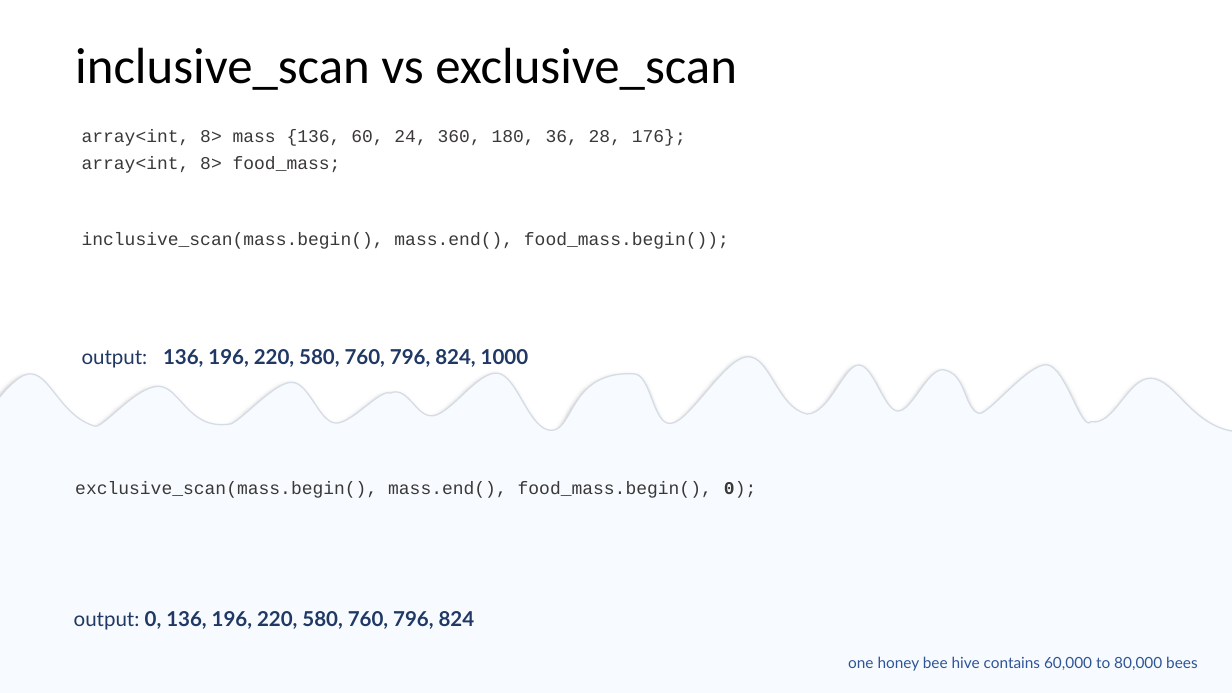
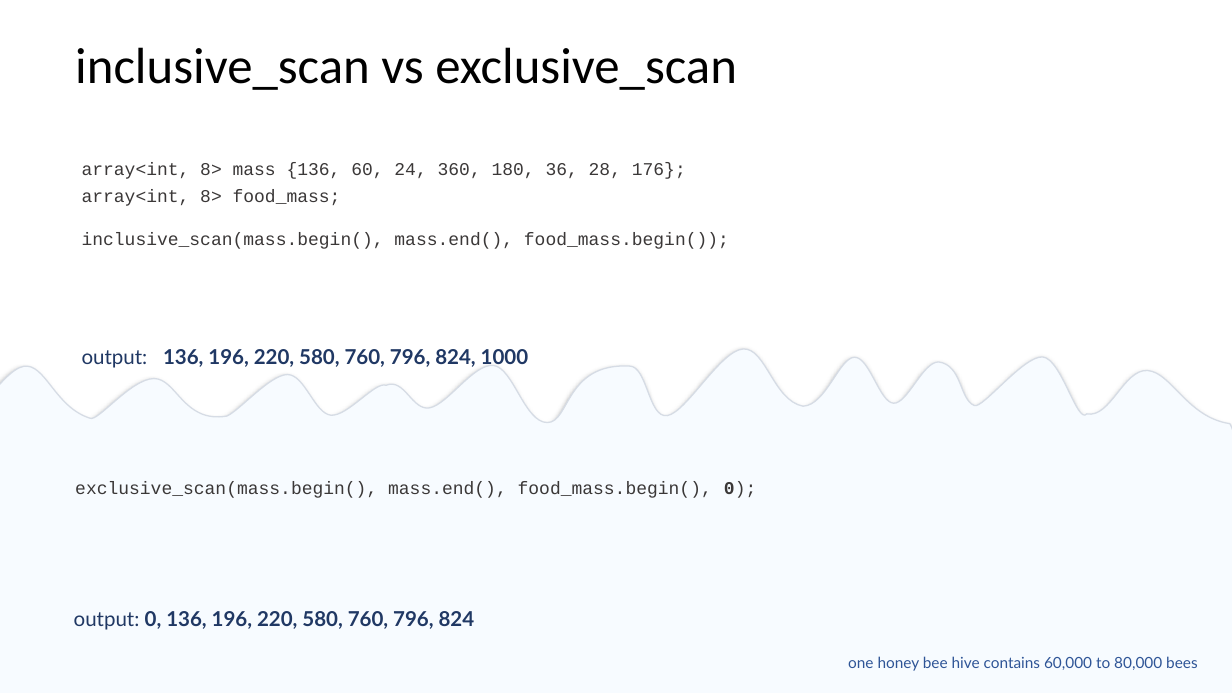
Before and after one commit to EmptySquareBubble/StoriesFromAParallelUniverse-, a slide deck: slide 29 of stories_from_a_paralel_universe.pptx. Drawn at 1232x693 pixels with LibreOffice and Linux fonts; fonts in the diff are those of the drawing. Boxes give left, top, right and bottom in pixels: in the first picture for what was removed or moved away, otherwise in the second. Text is boxed around its words. In the diff, an @@ line names an element or a change of style, - is before the commit and + after.

```diff
--- a/stories_from_a_paralel_universe.pptx
+++ b/stories_from_a_paralel_universe.pptx
@@ text "array<int, 8> mass {136, 60, ...": place and size @@
-text "array<int, 8> mass {136, 60, ..." at box(82, 130, 686, 173)
+text "array<int, 8> mass {136, 60, ..." at box(82, 162, 686, 206)
@@ freeform shape: place and size @@
-freeform shape at box(0, 343, 1232, 471)
+freeform shape at box(0, 335, 1232, 463)
@@ rectangle: place and size @@
-rectangle at box(0, 440, 1232, 693)
+rectangle at box(0, 433, 1232, 693)
```
Also in this commit, not shown: 8 other slides changed.
